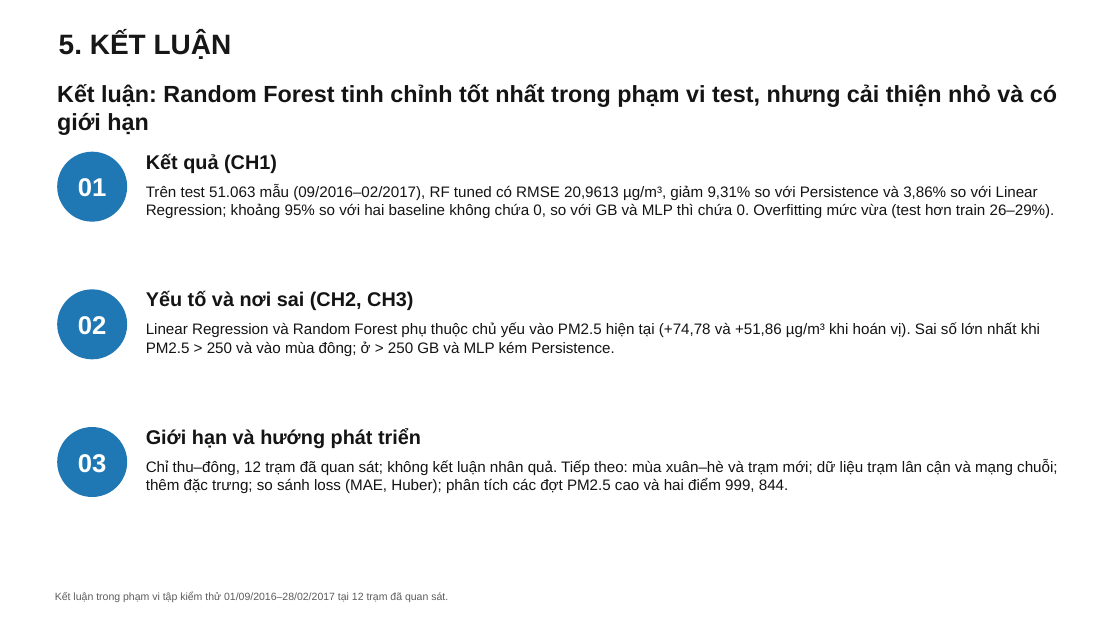
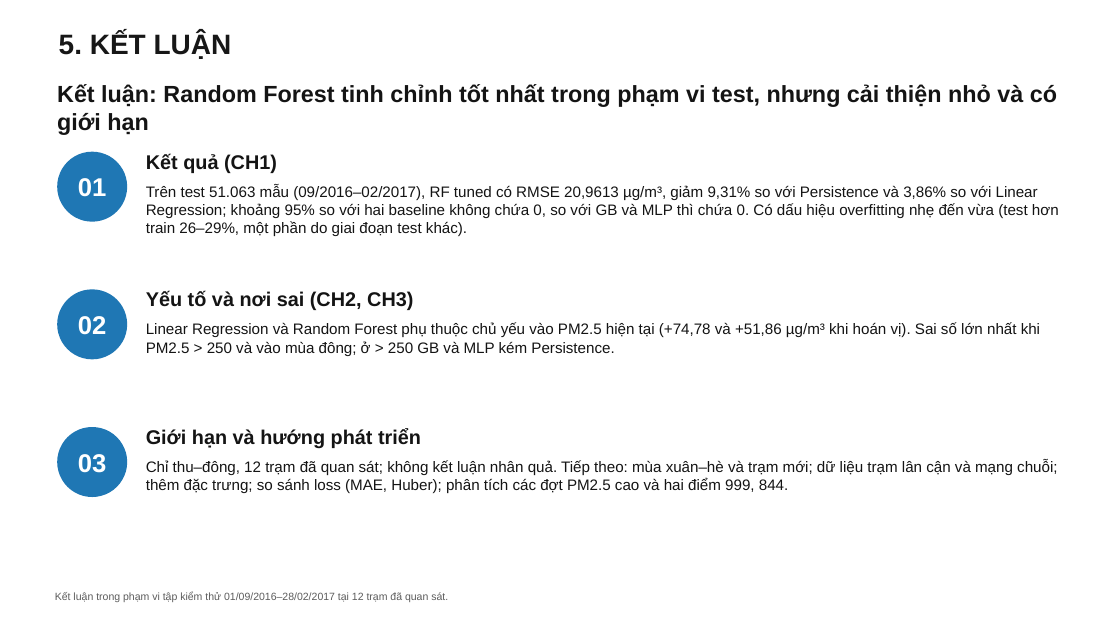
Before and after one commit to bjruly/sgu_finalproject_machinelearning_2026-2027, a slide deck: slide 22 of docs/Nhom10__Slide.pptx. Drawn at 1120x630 pixels with LibreOffice and Linux fonts; fonts in the diff are those of the drawing. Boxes give left, top, right and bottom in pixels: in the first picture for what was removed or moved away, otherwise in the second. Text is boxed around its words. In the diff, an @@ line names an element or a change of style, - is before the commit and + after.

Commit message:
Revise the slides: readable tables, softer overfitting claims, team shares
Bảng ở slide chính dùng chữ 14 pt (phụ lục 13-14 pt) sau khi rút gọn nội
dung; sửa lời bình overfitting và bootstrap theo rà soát; slide phân công
có tỷ lệ đóng góp; sửa tham chiếu Hình 9 và đơn vị R².

```diff
--- a/docs/Nhom10__Slide.pptx
+++ b/docs/Nhom10__Slide.pptx
@@ text at <box>146,184,1059,236</box>: text changed @@
-Trên test 51.063 mẫu (09/2016–02/2017), RF tuned có RMSE 20,9613 µg/m³, giảm 9,31% so với Persistence và 3,86% so với Linear Regression; khoảng 95% so với hai baseline không chứa 0, so với GB và MLP thì chứa 0. Overfitting mức vừa (test hơn train 26–29%).
+Trên test 51.063 mẫu (09/2016–02/2017), RF tuned có RMSE 20,9613 µg/m³, giảm 9,31% so với Persistence và 3,86% so với Linear Regression; khoảng 95% so với hai baseline không chứa 0, so với GB và MLP thì chứa 0. Có dấu hiệu overfitting nhẹ đến vừa (test hơn train 26–29%, một phần do giai đoạn test khác).
```
Also in this commit, not shown: 18 other slides changed.
